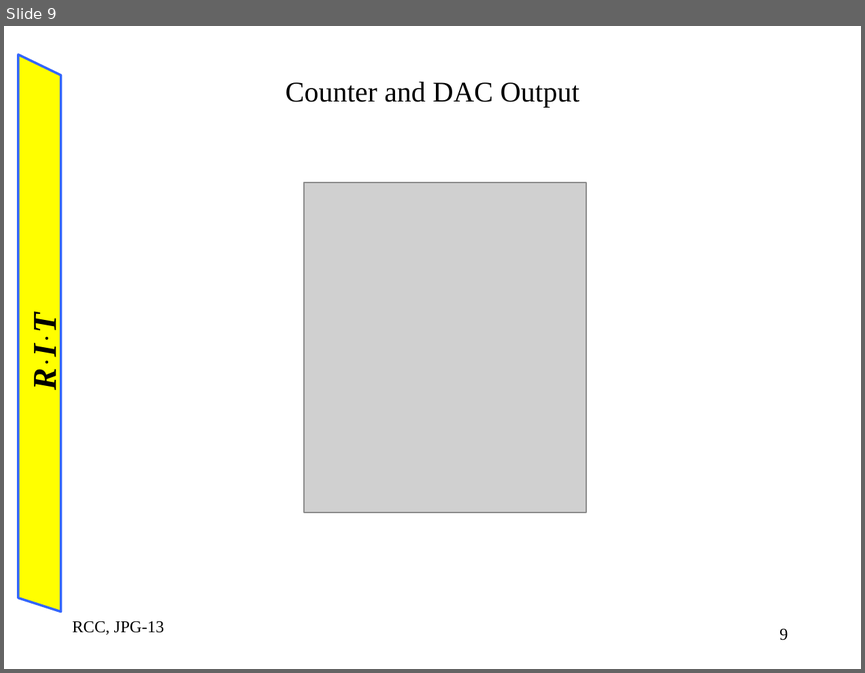
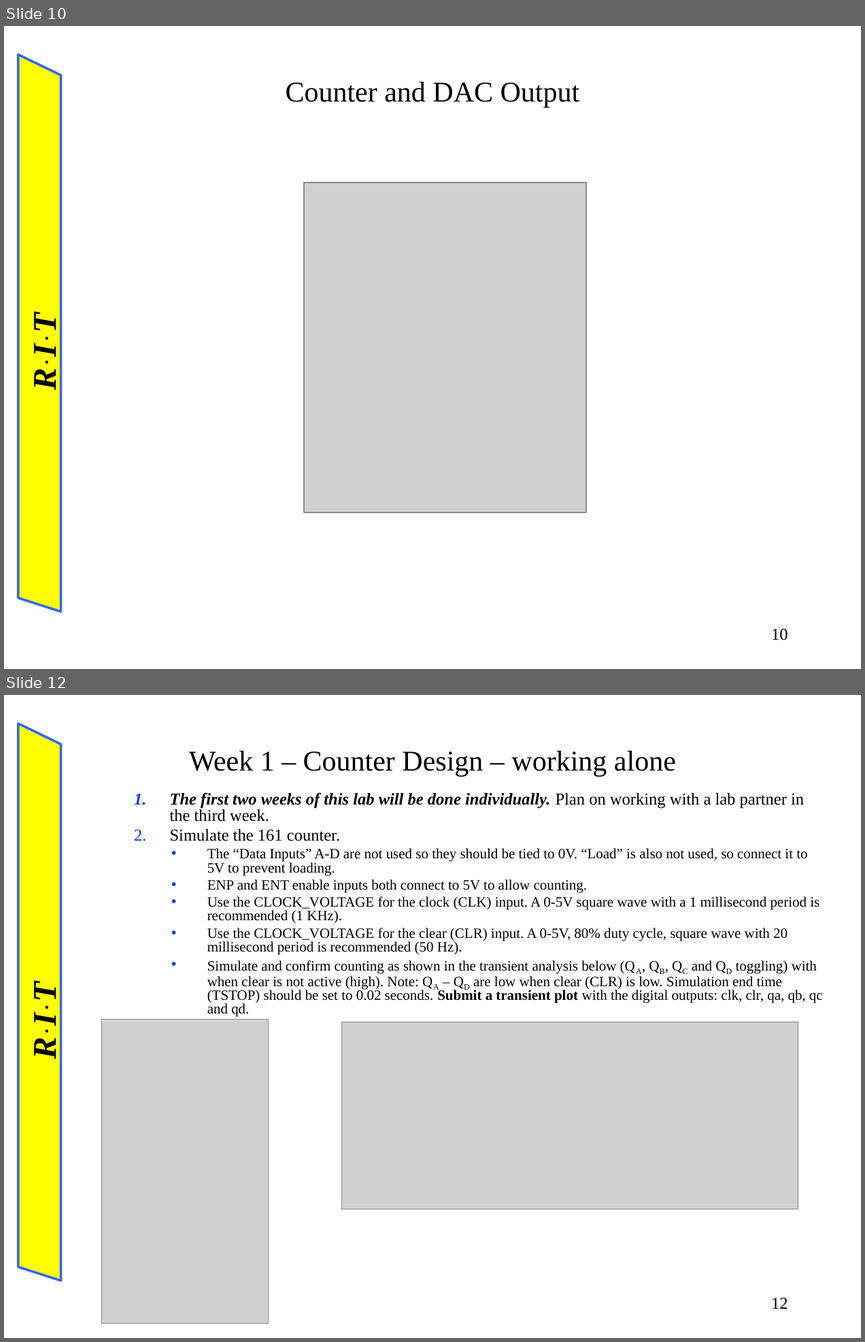
Before and after one commit to blizzardfinnegan/rit2195Notes, a slide deck: EEET-222-03/lab6/lab6.ppt. Shown one above the other, each under a label of ours: slide 9 before the commit, slides 10 and 12 after it; the slides between them are not shown. The pictures are 865x673 and 865x1342 pixels, drawn with LibreOffice and Linux fonts; fonts in the diff are those of the drawing; grey boxes stand for pictures. Boxes give left, top, right and bottom in pixels: in the first picture for what was removed or moved away, otherwise in the second. Text is boxed around its words. In the diff, an @@ line names an element or a change of style, - is before the commit and + after.

```diff
--- a/EEET-222-03/lab6/lab6.ppt
+++ b/EEET-222-03/lab6/lab6.ppt
@@ slide 12 added at <box>4,695,861,1338</box>, background #FFFFFF; not listed: 2 template elements that a slide beside it also shows @@
@@ title added at <box>189,751,676,777</box>, 24 pt, text #000000 @@
+Week 1 – Counter Design – working alone
@@ text added at <box>170,792,823,1017</box>, 12 pt, text #000000 @@
+  1. The first two weeks of this lab will be done individually. Plan on working with a lab partner in the third week.
+  2. Simulate the 161 counter.
+    • The “Data Inputs” A-D are not used so they should be tied to 0V. “Load” is also not used, so connect it to 5V to prevent loading.
+    • ENP and ENT enable inputs both connect to 5V to allow counting.
+    • Use the CLOCK_VOLTAGE for the clock (CLK) input. A 0-5V square wave with a 1 millisecond period is recommended (1 KHz).
+    • Use the CLOCK_VOLTAGE for the clear (CLR) input. A 0-5V, 80% duty cycle, square wave with 20 millisecond period is recommended (50 Hz).
+    • Simulate and confirm counting as shown in the transient analysis below (QA, QB, QC and QD toggling) with when clear is not active (high). Note: QA – QD are low when clear (CLR) is low. Simulation end time (TSTOP) should be set to 0.02 seconds. Submit a transient plot with the digital outputs: clk, clr, qa, qb, qc and qd.
@@ picture added at <box>102,1019,268,1323</box> @@
@@ picture added at <box>341,1022,798,1209</box> @@
@@ page number added at <box>771,1297,788,1308</box>, 14 pt, text #000000 @@
+12
@@ what was slide 9 is now slide 10 @@
@@ slide 10 changed as well @@
@@ text removed at <box>72,620,164,635</box> @@
-RCC, JPG-13
@@ page number at <box>771,628,788,640</box>: text changed @@
-9
+10
```
Also in this commit, not shown: 12 other slides changed, 2 other slides added, 1 slide removed, 51 other files.
